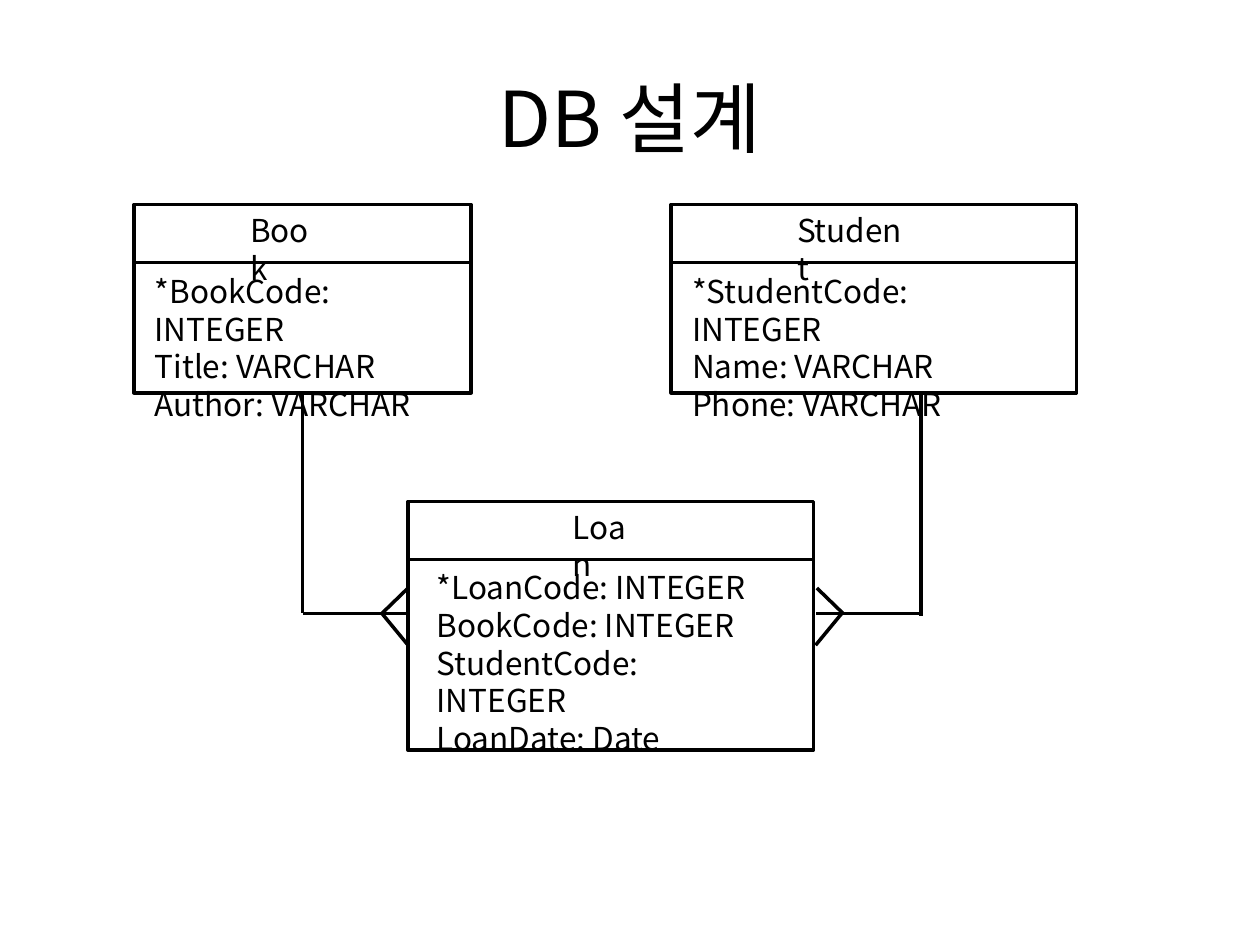
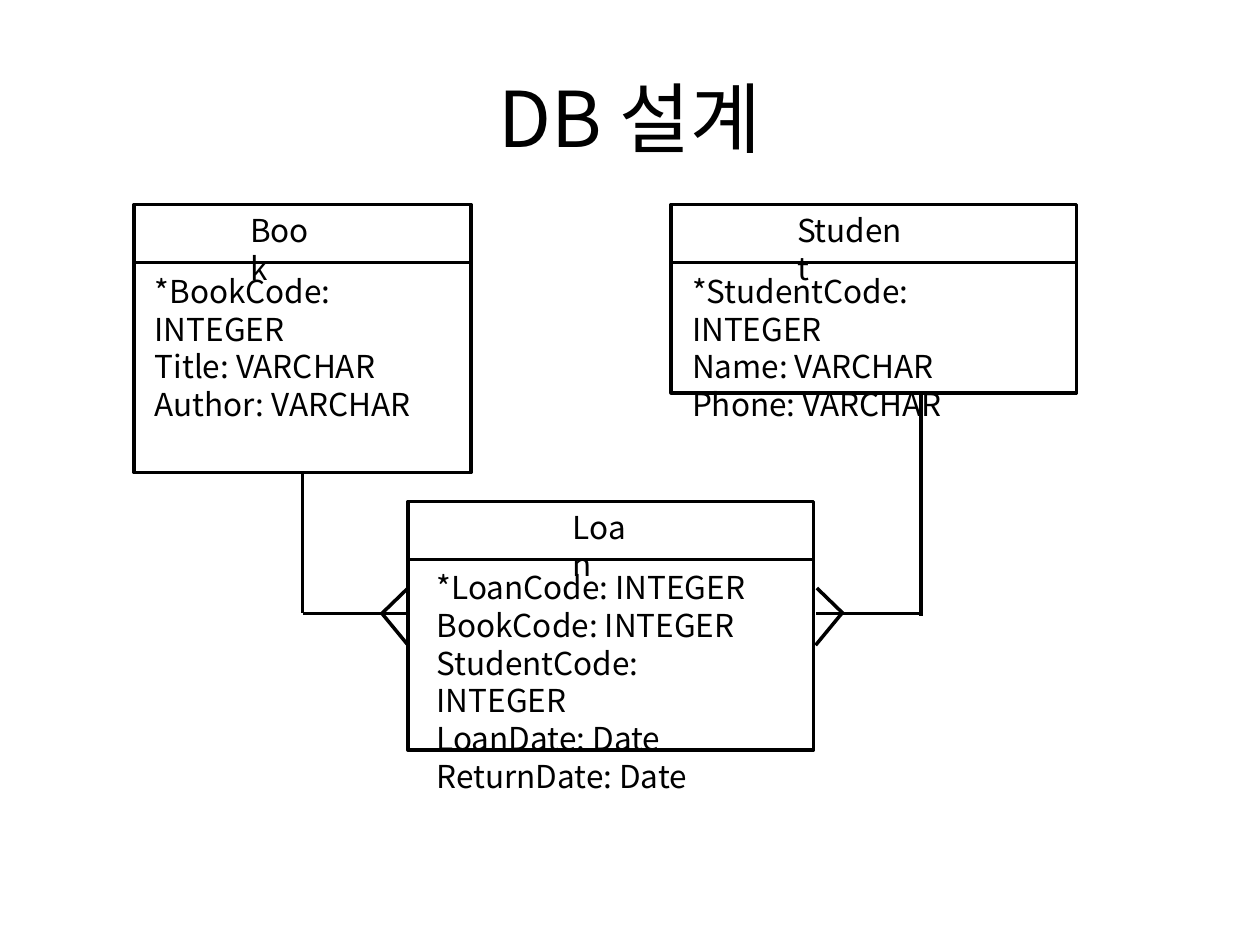
Before and after one commit to mujeensung/ProjectLMS, a slide deck: slide 10 of Lib_Mng_Storyboard.pptx. Drawn at 1260x945 pixels with LibreOffice and Linux fonts; fonts in the diff are those of the drawing. Boxes give left, top, right and bottom in pixels: in the first picture for what was removed or moved away, otherwise in the second. Text is boxed around its words. In the diff, an @@ line names an element or a change of style, - is before the commit and + after.

Commit message:
3. 대출폼 : 아래 형식으로 Table만들기 : 책 insert -> Book테이블 데이터추가                  + Loan테이블에도 데이터 추가 : 반납Date Method로, 연체일 Method
LoanCode BookCode StudentCode LoanDate ReturnDate
     1           Bible        101          7/24       8/9
     2           JAVA         0           NULL       NULL

```diff
--- a/Lib_Mng_Storyboard.pptx
+++ b/Lib_Mng_Storyboard.pptx
@@ rectangle: place and size @@
-rectangle at (134,204,471,392)
+rectangle at (134,204,471,472)
@@ line moved from (302, 393) - (302, 614) to (302, 472) - (302, 614) @@
@@ text at (437,765,687,789): paragraph added @@
+ReturnDate: Date
```
